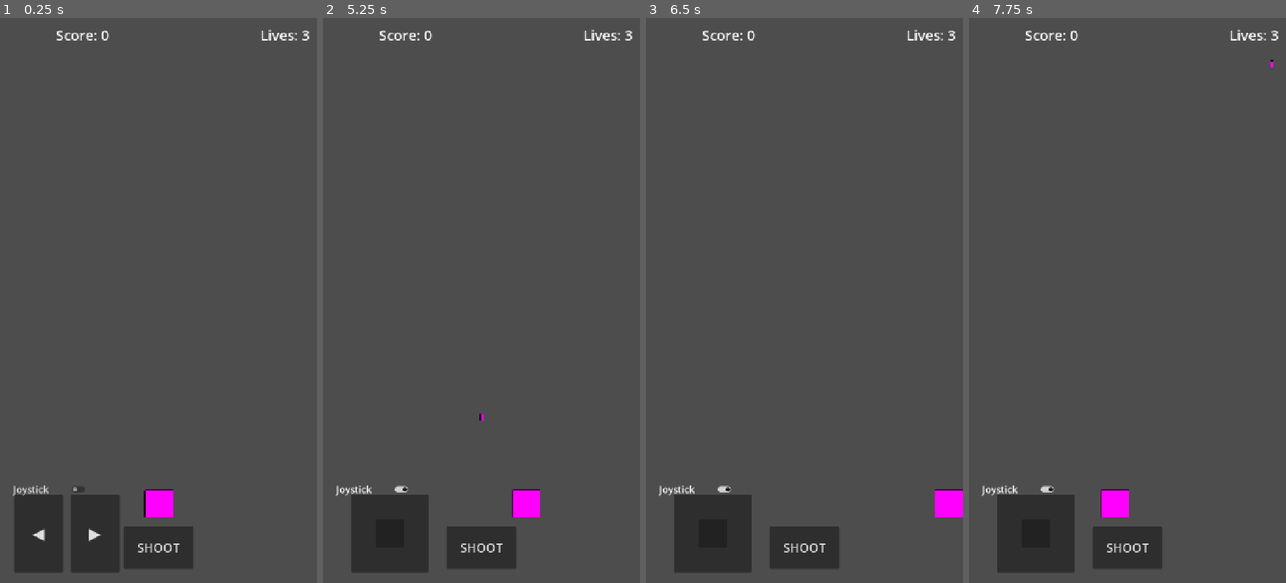
Above: before the commit, frames 1-4 (left to right).
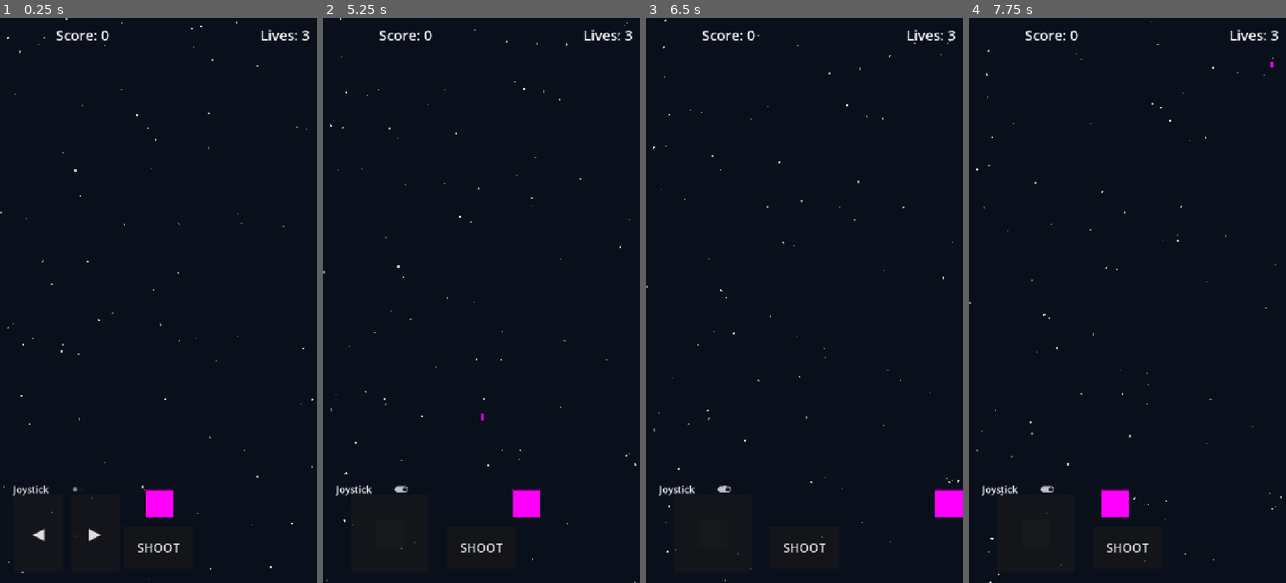
Above: after the commit, the same moments.

Repository: ahsan12345678910/Shooter
Game: Godot game, scene res://Main.tscn
The game is run twice, just before and just after one commit, with the same random seed, the same clock (stepped at 60 frames per second) and the same inputs.
Inputs (mouse positions are in pixels of both pictures, inside the frame that each line leads up to):
- Up to frame 1 (0.25 s): no input
- Up to frame 2 (5.25 s): click "◀" at 0.5 s; click "▶" at 1.25 s; click "SHOOT" at 2 s; click "Joystick" at 2.75 s; tap Enter (ui_accept) at 3.5 s; drag from (389, 532) to (513, 176) at 3.52 s; drag from (418, 328) to (481, 221) at 4.27 s; move the mouse to (513, 176) at 5.02 s; hold Right (ui_right) from 5.03 s (still down); hold Enter (ui_accept) from 5.03 s (still down)
- Up to frame 3 (6.5 s): release Right (ui_right) at 5.75 s; release Enter (ui_accept) at 5.75 s; drag from (788, 413) to (709, 215) at 5.77 s
- Up to frame 4 (7.75 s): move the mouse to (1222, 385) at 6.52 s; hold Left (ui_left) 6.53-7.25 s; hold Enter (ui_accept) 6.53-7.25 s; drag from (1032, 215) to (1273, 232) at 7.27 s

The runs differ from the first frame. In frame 1, 99% of the frame differs, in the area x 0-100%, y 0-100%; in frame 2, 99%; in frame 3, 99%; in frame 4, 99%.
Error after the commit: Parse Error: Identifier "Explosion" not declared in the current scope. (res://enemy.gd:52)

Commit message:
Effects and Polish

Diff:
--- /dev/null
+++ b/MobileShooter/Explosion.tscn
@@ -0,0 +1,28 @@
+[gd_scene load_steps=3 format=3 uid="uid://bexplosion01fx"]
+
+[ext_resource type="Script" path="res://explosion.gd" id="1_script"]
+
+[sub_resource type="PlaceholderTexture2D" id="PlaceholderTexture2D_flash"]
+size = Vector2(32, 32)
+
+[node name="Explosion" type="Node2D"]
+script = ExtResource("1_script")
+
+[node name="Flash" type="Sprite2D" parent="."]
+modulate = Color(1, 0.75, 0.35, 1)
+texture = SubResource("PlaceholderTexture2D_flash")
+
+[node name="CPUParticles2D" type="CPUParticles2D" parent="."]
+emitting = false
+amount = 28
+lifetime = 0.45
+one_shot = true
+explosiveness = 1.0
+randomness = 0.35
+spread = 180.0
+gravity = Vector2(0, 120)
+initial_velocity_min = 80.0
+initial_velocity_max = 220.0
+scale_amount_min = 2.0
+scale_amount_max = 5.0
+color = Color(1, 0.55, 0.2, 1)
--- a/MobileShooter/Main.tscn
+++ b/MobileShooter/Main.tscn
@@ -1,12 +1,19 @@
-[gd_scene load_steps=5 format=3 uid="uid://c8main01scene2d"]
+[gd_scene load_steps=6 format=3 uid="uid://c8main01scene2d"]
 
 [ext_resource type="Script" path="res://main.gd" id="1_main"]
 [ext_resource type="Script" path="res://enemy_spawner.gd" id="2_spawner"]
 [ext_resource type="PackedScene" uid="uid://bqx8player01scene" path="res://Player.tscn" id="3_player"]
 [ext_resource type="PackedScene" uid="uid://dmobilecontrols01" path="res://MobileControls.tscn" id="4_mobile_controls"]
+[ext_resource type="Script" path="res://stars_background.gd" id="5_stars"]
 
 [node name="Main" type="Node2D"]
 script = ExtResource("1_main")
+
+[node name="StarsBackground" type="Node2D" parent="."]
+z_index = -10
+script = ExtResource("5_stars")
+
+[node name="Effects" type="Node2D" parent="."]
 
 [node name="Bullets" type="Node2D" parent="."]
 
--- a/MobileShooter/audio_manager.gd
+++ b/MobileShooter/audio_manager.gd
@@ -1,27 +1,105 @@
 extends Node
 
-var _player: AudioStreamPlayer
+var _music_player: AudioStreamPlayer
+var _pickup_player: AudioStreamPlayer
+var _shoot_player: AudioStreamPlayer
+var _hit_player: AudioStreamPlayer
 
 
 func _ready() -> void:
-	_player = AudioStreamPlayer.new()
-	add_child(_player)
-	_player.stream = _create_powerup_collect_sound()
+	_music_player = _make_player("Music")
+	_pickup_player = _make_player("Pickup")
+	_shoot_player = _make_player("Shoot")
+	_hit_player = _make_player("Hit")
+
+	_pickup_player.stream = _create_powerup_collect_sound()
+	_shoot_player.stream = _create_shoot_sound()
+	_hit_player.stream = _create_player_hit_sound()
+	_music_player.stream = _create_music_loop()
+	_music_player.volume_db = -10.0
+	_shoot_player.volume_db = -8.0
+	_hit_player.volume_db = -4.0
+	_pickup_player.volume_db = -6.0
+
+
+func play_music() -> void:
+	if _music_player.playing:
+		return
+	_music_player.play()
+
+
+func stop_music() -> void:
+	_music_player.stop()
 
 
 func play_powerup_collect() -> void:
-	_player.stop()
-	_player.play()
+	_pickup_player.stop()
+	_pickup_player.play()
+
+
+func play_shoot() -> void:
+	_shoot_player.stop()
+	_shoot_player.play()
+
+
+func play_player_hit() -> void:
+	_hit_player.stop()
+	_hit_player.play()
+
+
+func _make_player(name: String) -> AudioStreamPlayer:
+	var player := AudioStreamPlayer.new()
+	player.name = name
+	add_child(player)
+	return player
+
+
+func _create_tone_stream(
+	duration: float,
+	freq_start: float,
+	freq_end: float,
+	volume: float,
+	mix_rate: int = 22050
+) -> AudioStreamWAV:
+	var wav := AudioStreamWAV.new()
+	wav.format = AudioStreamWAV.FORMAT_16_BITS
+	wav.mix_rate = mix_rate
+	wav.stereo = false
+
+	var sample_count := int(mix_rate * duration)
+	var data := PackedByteArray()
+	data.resize(sample_count * 2)
+
+	for i in sample_count:
+		var t := float(i) / float(mix_rate)
+		var blend := t / duration if duration > 0.0 else 1.0
+		var freq := lerpf(freq_start, freq_end, blend)
+		var envelope := 1.0 - blend
+		var sample := sin(TAU * freq * t) * envelope * volume
+		var sample_16 := int(clampf(sample * 32767.0, -32768.0, 32767.0))
+		data[i * 2] = sample_16 & 0xFF
+		data[i * 2 + 1] = (sample_16 >> 8) & 0xFF
+
+	wav.data = data
+	return wav
 
 
 func _create_powerup_collect_sound() -> AudioStreamWAV:
+	return _create_tone_stream(0.14, 660.0, 1180.0, 0.45)
+
+
+func _create_shoot_sound() -> AudioStreamWAV:
+	return _create_tone_stream(0.07, 920.0, 420.0, 0.32)
+
+
+func _create_player_hit_sound() -> AudioStreamWAV:
 	var wav := AudioStreamWAV.new()
 	wav.format = AudioStreamWAV.FORMAT_16_BITS
 	wav.mix_rate = 22050
 	wav.stereo = false
 
 	var mix_rate := 22050.0
-	var duration := 0.14
+	var duration := 0.28
 	var sample_count := int(mix_rate * duration)
 	var data := PackedByteArray()
 	data.resize(sample_count * 2)
@@ -29,11 +107,44 @@
 	for i in sample_count:
 		var t := float(i) / mix_rate
 		var envelope := 1.0 - (t / duration)
-		var freq := 660.0 + 520.0 * t
-		var sample := sin(TAU * freq * t) * envelope * 0.45
+		var noise := randf_range(-1.0, 1.0)
+		var tone := sin(TAU * 110.0 * t) * 0.55
+		var sample := (noise * 0.35 + tone) * envelope * 0.5
 		var sample_16 := int(clampf(sample * 32767.0, -32768.0, 32767.0))
 		data[i * 2] = sample_16 & 0xFF
 		data[i * 2 + 1] = (sample_16 >> 8) & 0xFF
 
 	wav.data = data
 	return wav
+
+
+func _create_music_loop() -> AudioStreamWAV:
+	var wav := AudioStreamWAV.new()
+	wav.format = AudioStreamWAV.FORMAT_16_BITS
+	wav.mix_rate = 22050
+	wav.stereo = false
+	wav.loop_mode = AudioStreamWAV.LOOP_FORWARD
+
+	var mix_rate := 22050.0
+	var duration := 4.0
+	var sample_count := int(mix_rate * duration)
+	var data := PackedByteArray()
+	data.resize(sample_count * 2)
+
+	var notes: PackedFloat32Array = PackedFloat32Array([0.0, 3.0, 5.0, 7.0, 5.0, 3.0, 0.0, -2.0])
+	var base_freq := 130.0
+
+	for i in sample_count:
+		var t := float(i) / mix_rate
+		var beat := int(t * 2.0) % notes.size()
+		var note := notes[beat]
+		var freq := base_freq * pow(2.0, note / 12.0)
+		var sample := sin(TAU * freq * t) * 0.12
+		sample += sin(TAU * freq * 2.0 * t) * 0.04
+		sample += sin(TAU * 55.0 * t) * 0.06
+		var sample_16 := int(clampf(sample * 32767.0, -32768.0, 32767.0))
+		data[i * 2] = sample_16 & 0xFF
+		data[i * 2 + 1] = (sample_16 >> 8) & 0xFF
+
+	wav.data = data
+	return wav
--- a/MobileShooter/enemy.gd
+++ b/MobileShooter/enemy.gd
@@ -41,8 +41,15 @@
 	var death_position := global_position
 	GameManager.add_score(1)
 	area.queue_free()
+	_spawn_explosion(death_position)
 	_try_drop_powerup(death_position)
 	queue_free()
+
+
+func _spawn_explosion(world_position: Vector2) -> void:
+	var effects_parent := get_tree().current_scene.get_node_or_null("Effects")
+	if effects_parent:
+		Explosion.spawn(effects_parent, world_position)
 
 
 func _try_drop_powerup(at_position: Vector2) -> void:
--- /dev/null
+++ b/MobileShooter/explosion.gd
@@ -0,0 +1,26 @@
+extends Node2D
+
+@onready var _particles: CPUParticles2D = $CPUParticles2D
+@onready var _flash: Sprite2D = $Flash
+
+
+func _ready() -> void:
+	_particles.emitting = true
+	_flash.scale = Vector2(0.4, 0.4)
+	_flash.modulate.a = 1.0
+
+	var tween := create_tween()
+	tween.set_parallel(true)
+	tween.tween_property(_flash, "scale", Vector2(2.2, 2.2), 0.35)
+	tween.tween_property(_flash, "modulate:a", 0.0, 0.35)
+
+	await get_tree().create_timer(0.45).timeout
+	queue_free()
+
+
+static func spawn(parent: Node2D, world_position: Vector2) -> void:
+	if parent == null:
+		return
+	var explosion: Node2D = preload("res://Explosion.tscn").instantiate()
+	parent.add_child(explosion)
+	explosion.global_position = world_position
--- a/MobileShooter/game_manager.gd
+++ b/MobileShooter/game_manager.gd
@@ -36,6 +36,7 @@
 func lose_life() -> void:
 	if is_game_over:
 		return
+	AudioManager.play_player_hit()
 	lives -= 1
 	lives_changed.emit(lives)
 	if lives <= 0:
--- a/MobileShooter/main.gd
+++ b/MobileShooter/main.gd
@@ -17,6 +17,7 @@
 	_game_over_panel.hide()
 	_on_score_changed(GameManager.score)
 	_on_lives_changed(GameManager.lives)
+	AudioManager.play_music()
 
 
 func _on_score_changed(new_score: int) -> void:
@@ -30,6 +31,7 @@
 func _on_game_over() -> void:
 	_final_score_label.text = "Final Score: %d" % GameManager.score
 	_game_over_panel.show()
+	AudioManager.stop_music()
 
 
 func _on_restart_pressed() -> void:
--- a/MobileShooter/player.gd
+++ b/MobileShooter/player.gd
@@ -61,6 +61,7 @@
 		_spawn_bullet(bullet_spawn_offset + Vector2(double_shoot_spread, 0))
 
 	_shoot_cooldown_left = shoot_cooldown
+	AudioManager.play_shoot()
 	_vibrate_shoot()
 
 
--- /dev/null
+++ b/MobileShooter/stars_background.gd
@@ -0,0 +1,46 @@
+extends Node2D
+
+@export var star_count: int = 90
+@export var base_speed: float = 45.0
+@export var background_color: Color = Color(0.04, 0.06, 0.11, 1.0)
+
+var _stars: Array[Dictionary] = []
+
+
+func _ready() -> void:
+	_seed_stars()
+
+
+func _seed_stars() -> void:
+	_stars.clear()
+	var size := get_viewport().get_visible_rect().size
+	for i in star_count:
+		_stars.append({
+			"pos": Vector2(randf() * size.x, randf() * size.y),
+			"speed": base_speed * randf_range(0.45, 1.35),
+			"radius": randf_range(1.0, 2.8),
+			"alpha": randf_range(0.25, 0.85),
+		})
+
+
+func _process(delta: float) -> void:
+	if GameManager.is_game_over:
+		return
+
+	var size := get_viewport().get_visible_rect().size
+	for star in _stars:
+		star["pos"].y += star["speed"] * delta
+		if star["pos"].y > size.y + 4.0:
+			star["pos"].y = -4.0
+			star["pos"].x = randf() * size.x
+
+	queue_redraw()
+
+
+func _draw() -> void:
+	var size := get_viewport().get_visible_rect().size
+	draw_rect(Rect2(Vector2.ZERO, size), background_color)
+
+	for star in _stars:
+		var color := Color(1.0, 1.0, 1.0, star["alpha"])
+		draw_circle(star["pos"], star["radius"], color)
